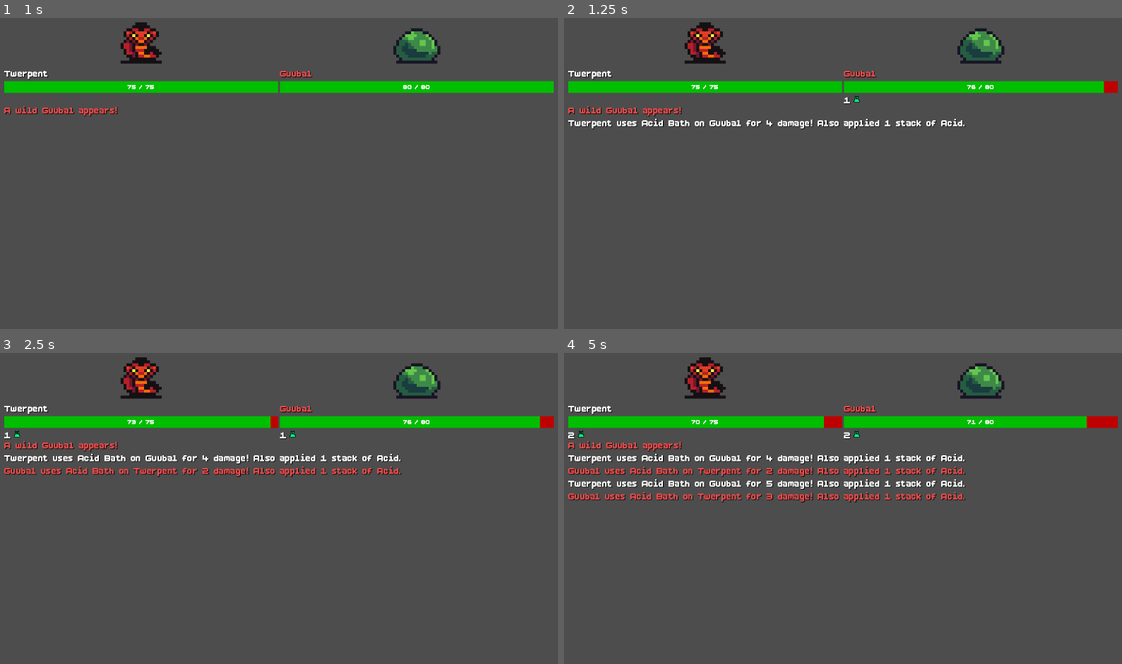
Above: before the commit, frames 1-4 (two rows, left to right).
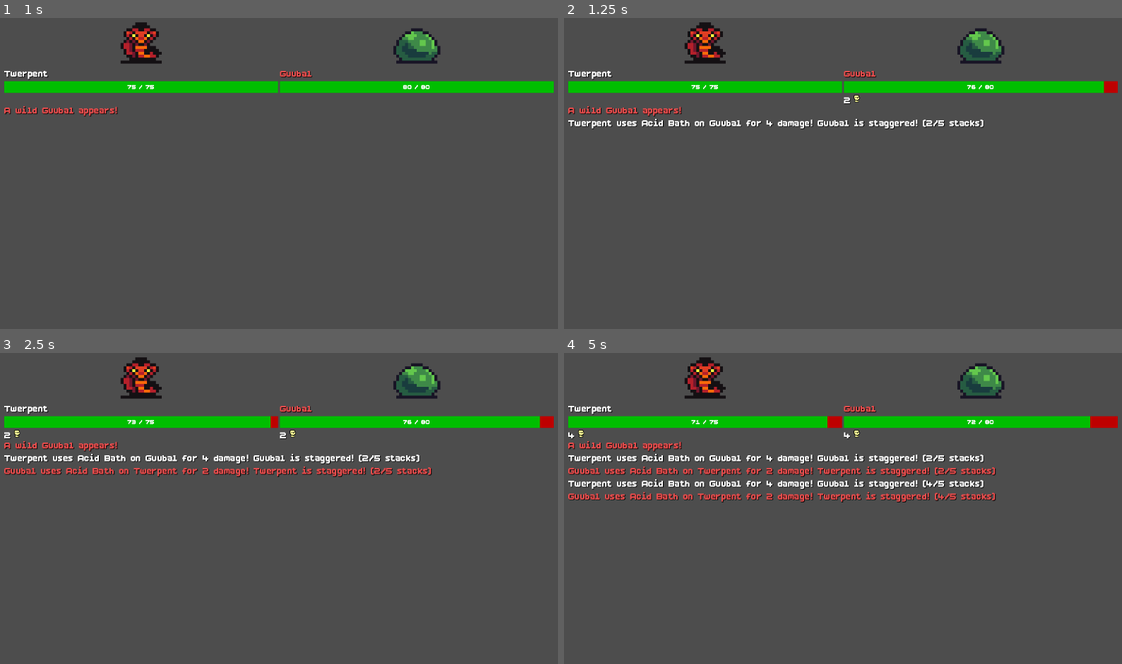
Above: after the commit, the same moments.

Repository: almazancameron/polygonal-pugilists
Game: Godot game, scene res://scenes/battle.tscn
Two runs of this game, one before a commit and one after it. Both use one fixed random seed, a clock stepped at 60 frames per second and the inputs below.
Inputs (mouse positions are in pixels of both pictures, inside the frame that each line leads up to):
- Up to frame 1 (1 s): click "Status Stacker" at 0.5 s
- Up to frame 2 (1.25 s): no input
- Up to frame 3 (2.5 s): tap Enter (ui_accept) at 1.25, 1.52, 1.82, 2 s; move the mouse to (401, 489) at 1.27 s; hold Right (ui_right) 1.28-2 s; click (401, 489) at 1.42 s; drag from (167, 520) to (251, 567) at 2.02 s
- Up to frame 4 (5 s): tap Enter (ui_accept) at 2.75, 3.5, 4.25, 4.52, 4.82 s; move the mouse to (898, 436) at 2.77 s; hold Right (ui_right) 2.78-3.5 s; drag from (815, 567) to (675, 458) at 3.52 s; move the mouse to (1010, 552) at 4.27 s; hold Left (ui_left) from 4.28 s (still down)

Frame 1 is identical in both runs. In frame 2, 0.5% of the frame differs, in the area x 45-76%, y 24-36%; in frame 3, 1.0%; in frame 4, 2.1%, in the area x 0-95%, y 20-49%.

Commit message:
feat: bleed, stagger, stun, foretell, defend statuses and associated logic

Diff:
--- /dev/null
+++ b/assets/sprites/icons/bleed_icon.tres
@@ -0,0 +1,7 @@
+[gd_resource type="AtlasTexture" format=3 uid="uid://bd0mwd8nahyvt"]
+
+[ext_resource type="Texture2D" uid="uid://bm3qip5xxftur" path="res://assets/sprites/icons/Icons_Weather.png" id="1_q27ik"]
+
+[resource]
+atlas = ExtResource("1_q27ik")
+region = Rect2(64, 32, 16, 16)
--- /dev/null
+++ b/assets/sprites/icons/foretell_icon.tres
@@ -0,0 +1,7 @@
+[gd_resource type="AtlasTexture" format=3 uid="uid://crco0pmetofgb"]
+
+[ext_resource type="Texture2D" uid="uid://c0tw6hfb03bnt" path="res://assets/sprites/icons/Icons_RPG.png" id="1_db7am"]
+
+[resource]
+atlas = ExtResource("1_db7am")
+region = Rect2(128, 112, 16, 16)
--- /dev/null
+++ b/assets/sprites/icons/stagger_icon.tres
@@ -0,0 +1,7 @@
+[gd_resource type="AtlasTexture" format=3 uid="uid://bp1gu2yr3q8k3"]
+
+[ext_resource type="Texture2D" uid="uid://b8rjrhlna4fbl" path="res://assets/sprites/icons/Icons_Sports.png" id="1_qf6bc"]
+
+[resource]
+atlas = ExtResource("1_qf6bc")
+region = Rect2(64, 32, 16, 16)
--- /dev/null
+++ b/assets/sprites/icons/stun_icon.tres
@@ -0,0 +1,7 @@
+[gd_resource type="AtlasTexture" format=3 uid="uid://c0s2c83iqbqyh"]
+
+[ext_resource type="Texture2D" uid="uid://c0tw6hfb03bnt" path="res://assets/sprites/icons/Icons_RPG.png" id="1_rmpul"]
+
+[resource]
+atlas = ExtResource("1_rmpul")
+region = Rect2(0, 112, 16, 16)
--- a/resources/techniques/acid_bath.tres
+++ b/resources/techniques/acid_bath.tres
@@ -6,5 +6,6 @@
 script = ExtResource("1_bvcwl")
 technique_name = "Acid Bath"
 power_multiplier = 0.667
-status_effect = 3
+status_effect = 5
+status_stacks = 2
 metadata/_custom_type_script = "uid://bp4gbg2w2sdur"
--- a/scripts/acid_status.gd
+++ b/scripts/acid_status.gd
@@ -5,11 +5,13 @@
 ## defense by 10% per stack. Stacks are additive and cap at 5 by default,
 ## reducing the target's defense by 50% at max stacks.
 
+const MAX_STACKS: int = 5
+
 func status_id() -> StringName:
     return &"acid"
 
 func stack_with(other: Status) -> void:
-    stacks = min(stacks + other.stacks, 5)
+    stacks = min(stacks + other.stacks, MAX_STACKS)
 
 func modify_defense(base_defense: int) -> int:
     var reduction: float = 0.1 * stacks
@@ -22,5 +24,5 @@
     return Color(0.0, 1.0, 0.5, 1.0)
 
 func describe() -> String:
-    return ("Reduces target's defense by 10%% for each stack. Max 5 stacks.\n" +
-    "Currently reducing defense by %d%%.") % [int(10 * stacks)]
+    return ("Reduces target's defense by 10%% for each stack. Max %d stacks.\n" +
+    "Currently reducing defense by %d%%.") % [MAX_STACKS, int(10 * stacks)]
--- a/scripts/battle_controller.gd
+++ b/scripts/battle_controller.gd
@@ -198,6 +198,12 @@
 func take_turn(actor: Combatant, target: Combatant, source: CombatLog.Source) -> void:
 	await get_tree().create_timer(0.6).timeout
 
+	if actor.is_stunned:
+		actor.is_stunned = false
+		combat_log.add_entry("%s is stunned and skips its turn!" % actor.familiar.familiar_name, source)
+		await advance_turn()
+		return
+
 	var decision: Dictionary = actor.choose_technique(target)
 	if show_priority_skip_log:
 		for reason in decision.skip_reasons:
--- /dev/null
+++ b/scripts/bleed_status.gd
@@ -0,0 +1,31 @@
+class_name BleedStatus
+extends Status
+
+## Stacking status with no per-tick effect. Instead, each hit this target
+## takes consumes one stack and deals bonus damage equal to the stacks it
+## had *before* that stack was consumed -- see on_hit().
+
+func status_id() -> StringName:
+	return &"bleed"
+
+func on_hit(target: Combatant) -> String:
+	if stacks <= 0:
+		return ""
+
+	var damage: int = stacks
+	stacks -= 1
+	target.take_damage(damage)
+
+	return "%s's wound is aggravated, dealing %d bonus bleed damage! (%d stacks remain)" % [
+		target.familiar.familiar_name, damage, stacks
+	]
+
+func preview_color() -> Color:
+	return Color(0.75, 0.0, 0.0, 1.0)
+
+func icon() -> Texture2D:
+	return preload("res://assets/sprites/icons/bleed_icon.tres")
+
+func describe() -> String:
+	return ("Consumes a stack to deal %d damage (equal to the number of stacks)\n" +
+	"when the target is hit.") % [stacks]
--- a/scripts/combatant.gd
+++ b/scripts/combatant.gd
@@ -3,11 +3,12 @@
 
 ## Per-battle runtime state for one side of a fight. Wraps a Familiar's
 ## static stats with the things that change during combat (current_hp,
-## is_defending). Created fresh each battle, never saved or edited directly.
+## is_stunned, statuses). Created fresh each battle, never saved or edited
+## directly.
 
 var familiar: Familiar
 var current_hp: int
-var is_defending: bool = false
+var is_stunned: bool = false
 var statuses: Array[Status] = []
 
 func _init(f: Familiar) -> void:
@@ -20,18 +21,32 @@
 func is_defeated() -> bool:
 	return current_hp <= 0
 
-## Re-applying an already-active status stacks onto it instead of tracking
-## a second independent instance. Also trigger the status's on_reapply() callback, which can do things like refresh
-## duration or trigger a bonus effect. Returns the combat log message from on_reapply(), or "" if nothing happened.
+## Re-applying an already-active status merges into it instead of tracking a
+## second instance: on_reapply() runs first, then on_applied() -- skipped if
+## on_reapply() already left it expired -- and either path removes it once
+## it's expired. Returns their combined message, or "" if nothing happened.
 func add_status(new_status: Status) -> String:
 	for existing in statuses:
 		if existing.status_id() == new_status.status_id():
-			var message: String = existing.on_reapply(self)
+			var reapply_message: String = existing.on_reapply(self)
 			existing.stack_with(new_status)
-			return message
+			return _combine_messages(reapply_message, _settle_status(existing))
 
 	statuses.append(new_status)
-	return ""
+	return _settle_status(new_status)
+
+## Fires on_hit() on every active status, mirroring how run_upkeep() fires
+## on_tick(). Returns every triggered message joined together, or "" if
+## nothing had anything to say.
+func trigger_on_hit() -> String:
+	var message: String = ""
+
+	for status in statuses.duplicate():
+		message = _combine_messages(message, status.on_hit(self))
+		if status.is_expired():
+			statuses.erase(status)
+
+	return message
 
 func effective_defense() -> int:
 	var modified_defense: int = familiar.defense
@@ -64,3 +79,18 @@
 		skip_reasons.append("%s skipped (condition not met: %s)" % [rule.technique.technique_name, failed_condition.describe()])
 
 	return {"technique": null, "skip_reasons": skip_reasons}
+
+## Runs on_applied() unless the status is already expired, then removes it
+## from statuses if it's expired either way -- before or after on_applied().
+func _settle_status(status: Status) -> String:
+	var message: String = "" if status.is_expired() else status.on_applied(self)
+	if status.is_expired():
+		statuses.erase(status)
+	return message
+
+static func _combine_messages(a: String, b: String) -> String:
+	if a == "":
+		return b
+	if b == "":
+		return a
+	return "%s %s" % [a, b]
--- a/scripts/defend_technique.gd
+++ b/scripts/defend_technique.gd
@@ -2,6 +2,6 @@
 extends Technique
 
 func execute(user: Combatant, target: Combatant) -> String:
-    user.is_defending = true
+    user.add_status(DefendingStatus.new())
 
     return "%s braces to defend." % user.familiar.familiar_name
--- /dev/null
+++ b/scripts/defending_status.gd
@@ -0,0 +1,25 @@
+class_name DefendingStatus
+extends Status
+
+## Doubles defense until this combatant is next hit, then removes itself.
+## Applied directly by DefendTechnique rather than through a Technique's
+## status_effect field, the same way Stagger applies Stun directly.
+
+func status_id() -> StringName:
+	return &"defending"
+
+func modify_defense(base_defense: int) -> int:
+	return base_defense * 2
+
+func on_hit(target: Combatant) -> String:
+	stacks = 0
+	return ""
+
+func preview_color() -> Color:
+	return Color(0.3, 0.7, 1.0, 1.0)
+
+func icon() -> Texture2D:
+	return null  # TODO: no icon asset yet
+
+func describe() -> String:
+	return "Doubles defense until this familiar is hit."
--- /dev/null
+++ b/scripts/foretell_status.gd
@@ -0,0 +1,48 @@
+class_name ForetellStatus
+extends Status
+
+## Duration-based status that does nothing per tick. Once its duration
+## reaches 0 -- whether from a normal upkeep tick or from an early reapply
+## -- it fires a burst of damage instead of expiring quietly. Reapplying
+## doesn't refresh or add to the duration; it costs the countdown one extra
+## turn, which can trigger the burst immediately if that was its last turn.
+
+var burst_damage: int = 15  # TODO: tune once there's a real technique using this
+
+func status_id() -> StringName:
+	return &"foretell"
+
+## The newly-applied instance's own stack count is irrelevant -- reapplying
+## always costs exactly one extra turn, handled in on_reapply() instead.
+func stack_with(_other: Status) -> void:
+	pass
+
+func on_tick(target: Combatant) -> String:
+	stacks -= 1
+	if stacks <= 0:
+		return _trigger_burst(target)
+	return ""
+
+func on_reapply(target: Combatant) -> String:
+	stacks -= 1
+	if stacks <= 0:
+		return _trigger_burst(target)
+	return "%s's foretell accelerates -- now %d turn%s away." % [
+		target.familiar.familiar_name, stacks, "s" if stacks != 1 else ""
+	]
+
+func _trigger_burst(target: Combatant) -> String:
+	stacks = 0
+	target.take_damage(burst_damage)
+	return "%s's foretell fires, dealing %d burst damage!" % [target.familiar.familiar_name, burst_damage]
+
+func preview_color() -> Color:
+	return Color(0.8, 0.1, 0.55, 1.0)
+
+func icon() -> Texture2D:
+	return preload("res://assets/sprites/icons/foretell_icon.tres")
+
+func describe() -> String:
+	return "After %d turn%s (reduced by 1 when reapplied) pass%s, deal a burst of %d damage." % [
+		stacks, "s" if stacks != 1 else "", "es" if stacks == 1 else "", burst_damage
+	]
--- a/scripts/poison_status.gd
+++ b/scripts/poison_status.gd
@@ -11,7 +11,7 @@
 	return stacks
 
 func preview_color() -> Color:
-	return Color(0.5, 0.2, 0.5, 1.0)
+	return Color(0.5, 0.2, 0.7, 1.0)
 
 func on_tick(target: Combatant) -> String:
 	var damage: int = next_tick_damage()
--- /dev/null
+++ b/scripts/stagger_status.gd
@@ -0,0 +1,34 @@
+class_name StaggerStatus
+extends Status
+
+## Stacking counter that does nothing per-stack. Once stacks reach
+## MAX_STACKS -- from a single application or from merging onto an existing
+## Stagger -- it resets to 0 and arms a StunStatus on the target instead.
+
+const MAX_STACKS: int = 5
+
+func status_id() -> StringName:
+	return &"stagger"
+
+func stack_with(other: Status) -> void:
+	stacks = min(stacks + other.stacks, MAX_STACKS)
+
+func on_applied(target: Combatant) -> String:
+	if stacks < MAX_STACKS:
+		return "%s is staggered! (%d/%d stacks)" % [
+			target.familiar.familiar_name, stacks, MAX_STACKS
+		]
+
+	stacks = 0
+	target.add_status(StunStatus.new())
+	return "%s loses its balance and gets stunned!" % target.familiar.familiar_name
+
+func preview_color() -> Color:
+	return Color(1, 1, 0.6, 1.0)
+
+func icon() -> Texture2D:
+	return preload("res://assets/sprites/icons/stagger_icon.tres")
+
+func describe() -> String:
+	return ("Stacks up to %d times. At max stacks, resets to 0 and stuns the target,\n" +
+	"causing it to skip its next turn.") % MAX_STACKS
--- a/scripts/status.gd
+++ b/scripts/status.gd
@@ -5,7 +5,7 @@
 ## state, same reasoning as Combatant: never saved or edited in the
 ## Inspector, so RefCounted rather than Resource or Node.
 
-enum StatusEffect { NONE, POISON, BURN, ACID }
+enum StatusEffect { NONE, POISON, BURN, ACID, BLEED, STAGGER, FORETELL, STUN, DEFENDING }
 
 var stacks: int = 1
 
@@ -28,6 +28,17 @@
 ## Called when this status is re-applied to a target that already has it.
 ## Returns a combat log message, or "" if nothing happened. Override in subclasses.
 func on_reapply(target: Combatant) -> String:
+	return ""
+
+## Called whenever this combatant is hit by a technique's damage. Returns a
+## combat log message, or "" if nothing happened. Override in subclasses.
+func on_hit(target: Combatant) -> String:
+	return ""
+
+## Called whenever this status's stacks have just been set, whether from a
+## fresh application or a stack_with() merge. Returns a combat log message,
+## or "" if nothing happened. Override in subclasses.
+func on_applied(target: Combatant) -> String:
 	return ""
 
 func is_expired() -> bool:
@@ -60,5 +71,15 @@
 			return &"burn"
 		StatusEffect.ACID:
 			return &"acid"
+		StatusEffect.BLEED:
+			return &"bleed"
+		StatusEffect.STAGGER:
+			return &"stagger"
+		StatusEffect.FORETELL:
+			return &"foretell"
+		StatusEffect.STUN:
+			return &"stun"
+		StatusEffect.DEFENDING:
+			return &"defending"
 		_:
 			return &""
--- /dev/null
+++ b/scripts/stun_status.gd
@@ -0,0 +1,22 @@
+class_name StunStatus
+extends Status
+
+## Prevents the target from acting for a turn. Generally only applied by reaching max stacks of stagger for now.
+
+func status_id() -> StringName:
+    return &"stun"
+
+func on_tick(target: Combatant) -> String:
+    target.is_stunned = true
+    stacks = 0
+
+    return ""
+
+func preview_color() -> Color:
+    return Color(0.9, 0.9, 0.3, 1.0)
+
+func icon() -> Texture2D:
+    return preload("res://assets/sprites/icons/stun_icon.tres")
+
+func describe() -> String:
+    return "Prevents the target from acting for a turn."
--- a/scripts/technique.gd
+++ b/scripts/technique.gd
@@ -14,15 +14,18 @@
 ## returns, if any. Override this entirely for techniques that don't fit
 ## the damage-then-maybe-status shape (see DefendTechnique).
 func execute(user: Combatant, target: Combatant) -> String:
-	var mitigation: int = target.effective_defense() * (2 if target.is_defending else 1)
+	var mitigation: int = target.effective_defense()
 	var damage: int = max(int(user.familiar.power * power_multiplier) - mitigation, 1)
 
-	target.is_defending = false
 	target.take_damage(damage)
 
 	var message: String = "%s uses %s on %s for %d damage!" % [
 		user.familiar.familiar_name, technique_name, target.familiar.familiar_name, damage
 	]
+
+	var hit_message: String = target.trigger_on_hit()
+	if hit_message != "":
+		message += " " + hit_message
 
 	var status: Status = _create_status()
 	if status:
@@ -49,5 +52,15 @@
 			return BurnStatus.new(status_stacks)
 		Status.StatusEffect.ACID:
 			return AcidStatus.new(status_stacks)
+		Status.StatusEffect.BLEED:
+			return BleedStatus.new(status_stacks)
+		Status.StatusEffect.STAGGER:
+			return StaggerStatus.new(status_stacks)
+		Status.StatusEffect.FORETELL:
+			return ForetellStatus.new(status_stacks)
+		Status.StatusEffect.STUN:
+			return StunStatus.new(status_stacks)
+		Status.StatusEffect.DEFENDING:
+			return DefendingStatus.new(status_stacks)
 		_:
 			return null
Not shown, added: scripts/bleed_status.gd.uid
Not shown, added: scripts/defending_status.gd.uid
Not shown, added: scripts/foretell_status.gd.uid
Not shown, added: scripts/stagger_status.gd.uid
Not shown, added: scripts/stun_status.gd.uid
Not shown, changed: .claude/DECISIONS.md
